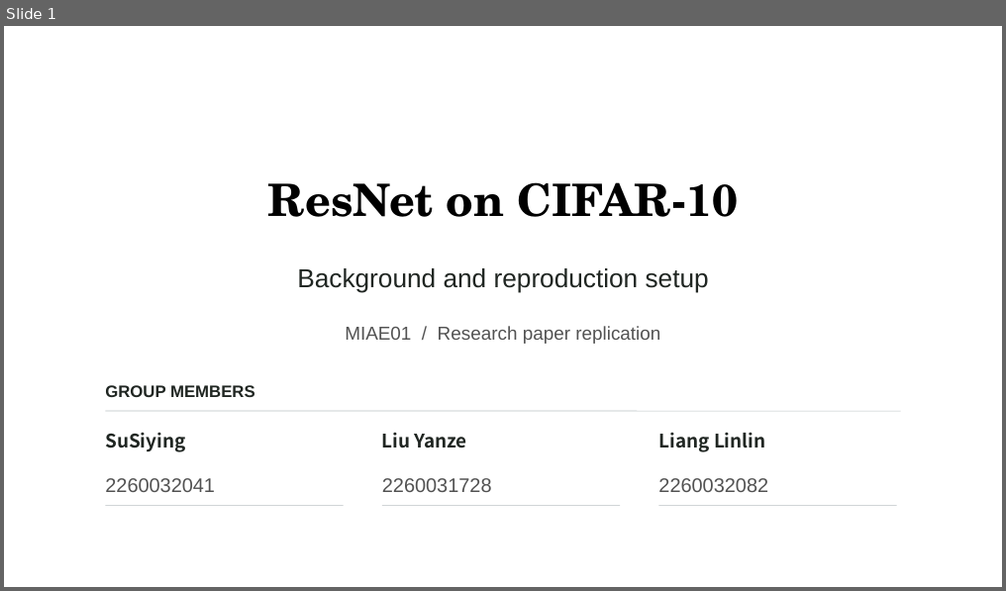
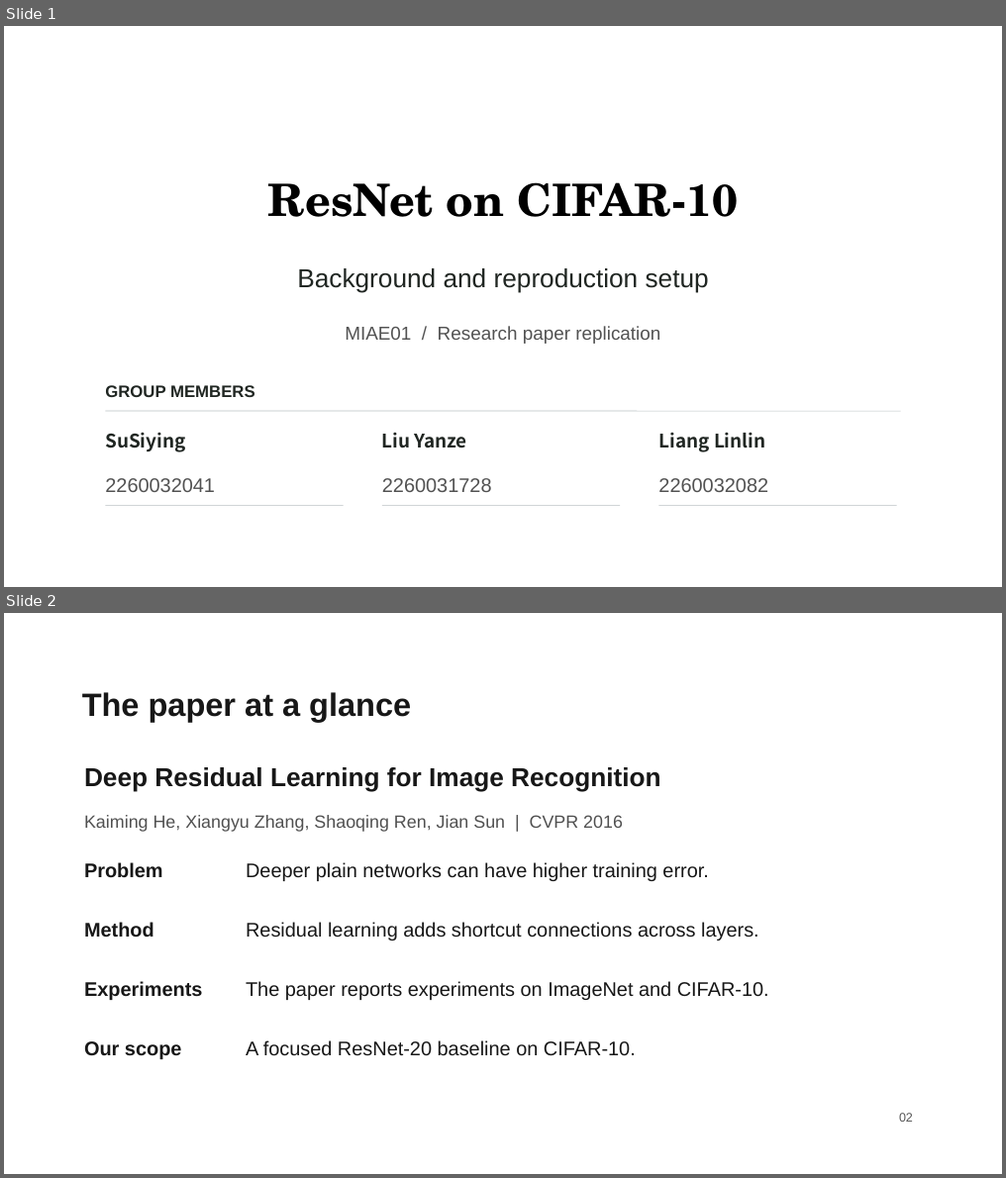
Before and after one commit to liuyanze910-svg/miae01-resnet-replication, a slide deck: docs/slides/week4_a_background_methods.pptx. Shown one above the other, each under a label of ours: slide 1 before the commit, slides 1 and 2 after it. The pictures are 1006x591 and 1006x1178 pixels, drawn with LibreOffice and Linux fonts; fonts in the diff are those of the drawing; background and template pictures are left out. Boxes give left, top, right and bottom in pixels: in the first picture for what was removed or moved away, otherwise in the second. Text is boxed around its words. In the diff, an @@ line names an element or a change of style, - is before the commit and + after.

Commit message:
2260032041 SuSiying Week4 explain ResNet paper and CIFAR-10 basics

```diff
--- a/docs/slides/week4_a_background_methods.pptx
+++ b/docs/slides/week4_a_background_methods.pptx
@@ slide 2 added at bbox=[4, 613, 1002, 1174], background picture (left out) @@
@@ text added at bbox=[82, 692, 411, 722], 31 pt, text #171717, bold @@
+The paper at a glance
@@ text added at bbox=[84, 767, 660, 792], 25 pt, text #171717, bold @@
+Deep Residual Learning for Image Recognition
@@ text added at bbox=[84, 815, 623, 832], 17 pt, text #505050 @@
+Kaiming He, Xiangyu Zhang, Shaoqing Ren, Jian Sun | CVPR 2016
@@ text added at bbox=[84, 862, 163, 878], 19 pt, text #171717, bold @@
+Problem
@@ text added at bbox=[246, 862, 708, 881], 19 pt, text #171717 @@
+Deeper plain networks can have higher training error.
@@ text added at bbox=[84, 922, 154, 938], 19 pt, text #171717, bold @@
+Method
@@ text added at bbox=[246, 922, 759, 941], 19 pt, text #171717 @@
+Residual learning adds shortcut connections across layers.
@@ text added at bbox=[84, 981, 202, 1000], 19 pt, text #171717, bold @@
+Experiments
@@ text added at bbox=[246, 981, 769, 1000], 19 pt, text #171717 @@
+The paper reports experiments on ImageNet and CIFAR-10.
@@ text added at bbox=[84, 1042, 182, 1059], 19 pt, text #171717, bold @@
+Our scope
@@ text added at bbox=[246, 1041, 636, 1057], 19 pt, text #171717 @@
+A focused ResNet-20 baseline on CIFAR-10.
@@ text added at bbox=[899, 1113, 913, 1122], 12 pt, text #555555 @@
+02
```
Also in this commit, not shown: 12 slides changed, 2 other slides added, 3 other files.
